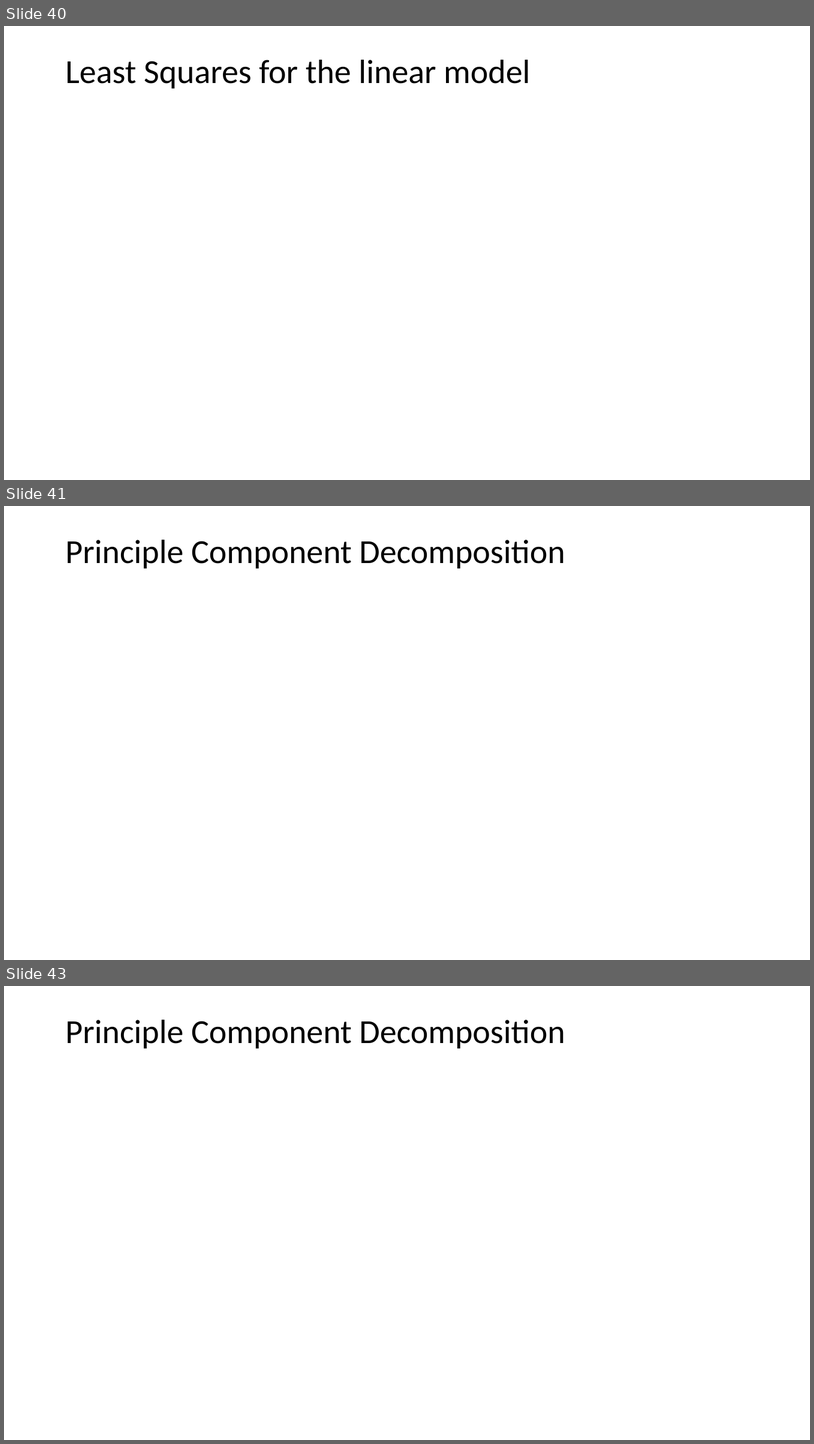
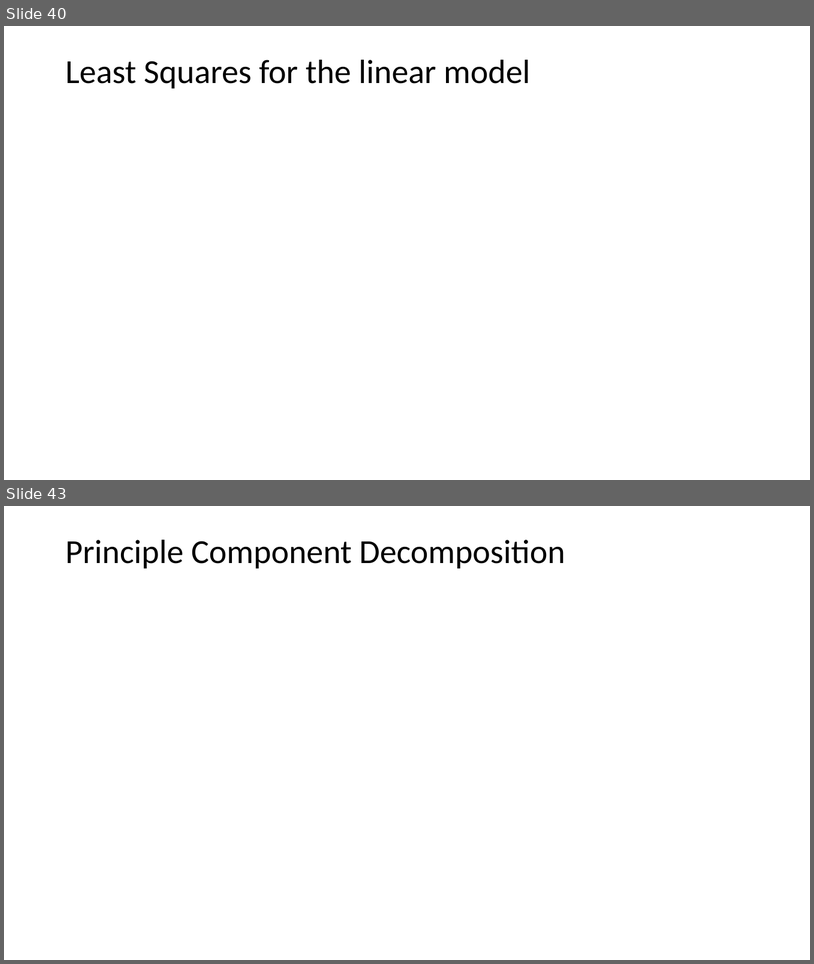
Before and after one commit to StephenElston/CSCI-E25, a slide deck: SuplementaryMaterial/ReviewOfLinearAlgebra.pptx. Shown one above the other, each under a label of ours: slides 40, 41 and 43 before the commit, slides 40 and 43 after it; the slides between them are not shown. The pictures are 814x1444 and 814x964 pixels, drawn with LibreOffice and Linux fonts; fonts in the diff are those of the drawing; grey boxes stand for pictures. Boxes give left, top, right and bottom in pixels: in the first picture for what was removed or moved away, otherwise in the second. Text is boxed around its words. In the diff, an @@ line names an element or a change of style, - is before the commit and + after.

```diff
--- a/SuplementaryMaterial/ReviewOfLinearAlgebra.pptx
+++ b/SuplementaryMaterial/ReviewOfLinearAlgebra.pptx
@@ slide 41 removed at (x1=4, y1=506, x2=810, y2=960), background #FFFFFF @@
@@ title removed at (x1=65, y1=540, x2=565, y2=568) @@
-Principle Component Decomposition
```
Also in this commit, not shown: 13 slides changed, 4 slides added, 4 other slides removed.
